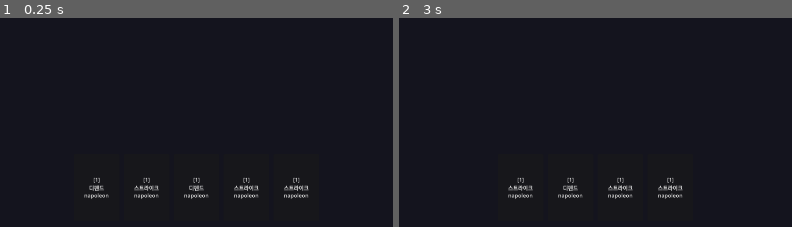
Above: before the commit, frames 1-2 (left to right).
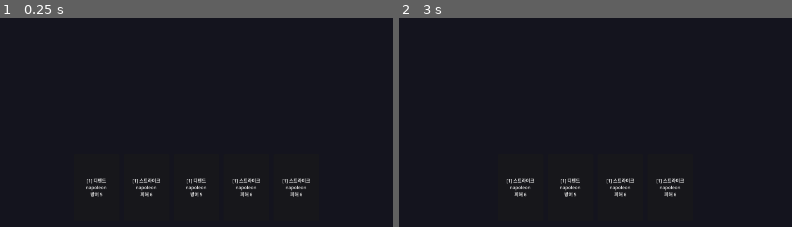
Above: after the commit, the same moments.

Repository: l980l/stsl
Game: Godot game, scene res://scenes/battle/battle_scene.tscn
Same seed, same stepped clock (60 frames per second), same inputs: the game is played once before the commit and once after it. The project has no main scene, so this scene is started directly.
Inputs (mouse positions are % of the whole screen's width and height, from its top left):
- Up to frame 1 (0.25 s): no input
- Up to frame 2 (3 s): click (90, 21) at 0.52 s; click (90, 51) at 1.27 s; click (90, 81) at 2.02 s; click (38, 91) at 2.75 s, where only the run before the commit has a clickable "[1] 디펜드 napoleon"
The pictures show only the part of the screen within x 26-75%, y 50-100%; the shares and areas given below are measured in that part.

The runs differ from the first frame. In frame 1, 1.5% of the frame differs, in the area x 21-79%, y 76-87%; in frame 2, 1.3%.

Commit message:
feat: 카드 버튼에 효과 텍스트 및 강화 표시 추가

Diff:
--- a/scenes/battle/battle_scene.gd
+++ b/scenes/battle/battle_scene.gd
@@ -377,8 +377,10 @@
 
 		var card_name: String = card.get("card_name") if card.get("card_name") != null else "?"
 		var owner_id: String = card.get("owner_id") if card.get("owner_id") != null else ""
-		btn.text = "[%d]\n%s\n%s" % [card.cost, card_name, owner_id]
-		btn.add_theme_font_size_override("font_size", 13)
+		var upgraded_mark: String = " ★" if card.get("upgraded") else ""
+		var effect_desc: String = _card_effect_text(card)
+		btn.text = "[%d] %s%s\n%s\n%s" % [card.cost, card_name, upgraded_mark, owner_id, effect_desc]
+		btn.add_theme_font_size_override("font_size", 11)
 		btn.disabled = not can_play
 
 		var captured_card := card
@@ -530,3 +532,49 @@
 	for entry in _enemy_nodes:
 		entry["btn"].disabled = true
 	GameManager.complete_battle(false)
+
+# ─────────────────────────────────────────────
+# 카드 효과 텍스트 헬퍼
+# ─────────────────────────────────────────────
+
+func _card_effect_text(card: Resource) -> String:
+	var lines: Array = []
+	for eff in card.effects:
+		match eff.effect_type:
+			EffectRes.EffectType.DAMAGE:
+				lines.append("피해 %d%s" % [eff.value, " (전체)" if eff.target == "ALL" else ""])
+			EffectRes.EffectType.BLOCK:
+				lines.append("방어 %d" % eff.value)
+			EffectRes.EffectType.BLOCK_ALL:
+				lines.append("전체 방어 %d" % eff.value)
+			EffectRes.EffectType.FORMATION_BLOCK:
+				lines.append("영웅수×%d 방어" % eff.value)
+			EffectRes.EffectType.APPLY_STATUS:
+				var st_name: String = {"poison":"독","weak":"약화","vulnerable":"취약",
+					"morale":"사기","charm":"매혹","strength":"강화","taunt":"도발"}.get(eff.status_type, eff.status_type)
+				lines.append("%s %d" % [st_name, eff.value])
+			EffectRes.EffectType.DRAW:
+				lines.append("드로우 %d" % eff.value)
+			EffectRes.EffectType.ENERGY:
+				lines.append("에너지 +%d" % eff.value)
+			EffectRes.EffectType.HEAL:
+				lines.append("회복 %d" % eff.value)
+			EffectRes.EffectType.HEAL_ALL:
+				lines.append("전체 회복 %d" % eff.value)
+			EffectRes.EffectType.GAIN_MORALE:
+				lines.append("사기 +%d" % eff.value)
+			EffectRes.EffectType.CONSUME_MORALE:
+				lines.append("사기→피해 %d" % eff.bonus_value)
+			EffectRes.EffectType.POISON_BURST:
+				lines.append("독 즉발")
+			EffectRes.EffectType.COUNTER_BLOCK:
+				lines.append("방어도×%d%%" % eff.value)
+			EffectRes.EffectType.COST_NEXT:
+				lines.append("다음 비용 -%d" % eff.value)
+			EffectRes.EffectType.CONDITIONAL_DMG:
+				lines.append("%d/%d(%s)" % [eff.bonus_value, eff.value, eff.status_type])
+			EffectRes.EffectType.SUMMON_TOKEN:
+				lines.append("병사 소환")
+			EffectRes.EffectType.CHARM:
+				lines.append("매혹 %d" % eff.value)
+	return "\n".join(lines)
